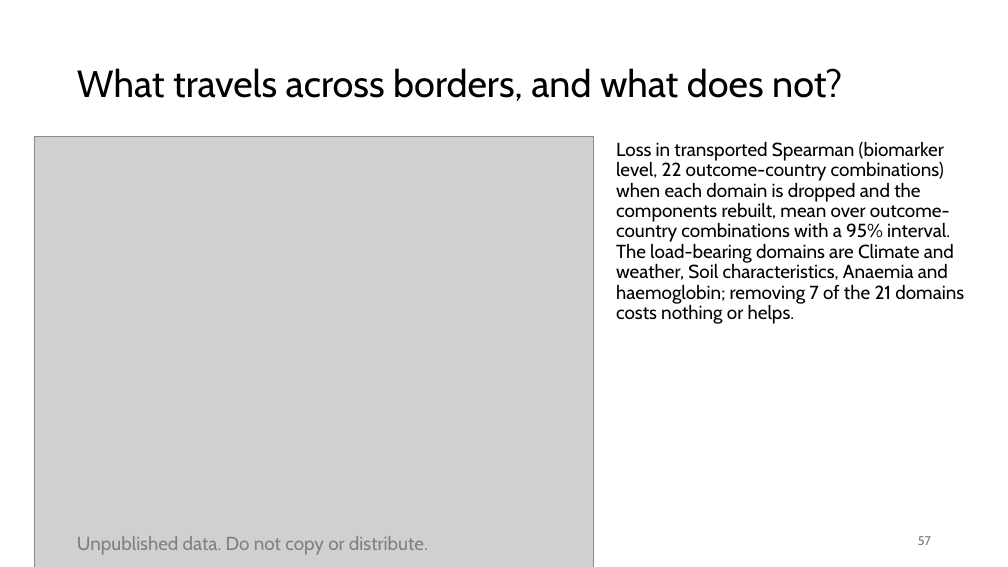
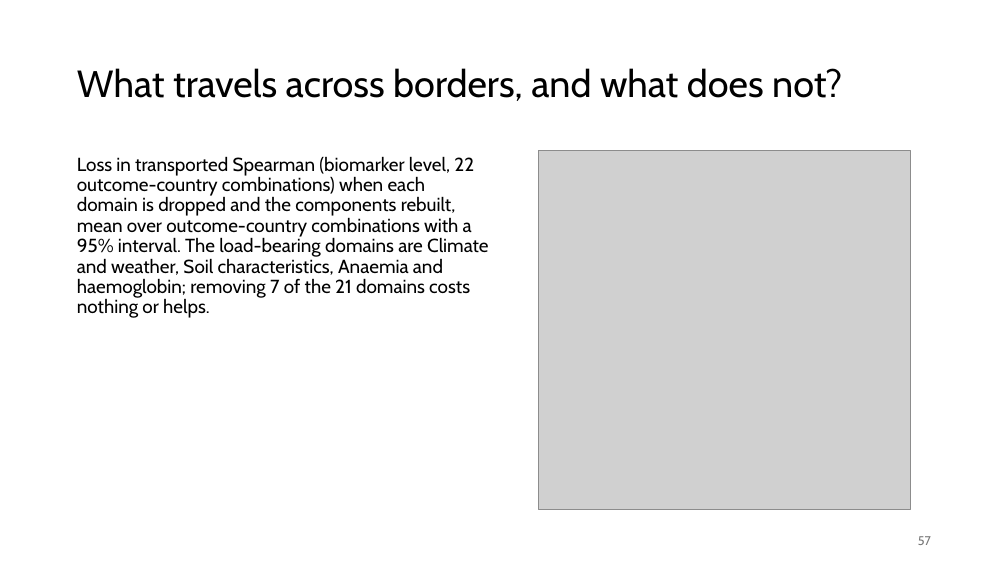
Before and after one commit to amertens/mn-prediction, a slide deck: slide 57 of docs/slides/MN-proxy-full-talk-2026-09.pptx. Drawn at 1008x567 pixels with LibreOffice and Linux fonts; fonts in the diff are those of the drawing; grey boxes stand for pictures; background and template pictures are left out. Boxes give left, top, right and bottom in pixels: in the first picture for what was removed or moved away, otherwise in the second. Text is boxed around its words. In the diff, an @@ line names an element or a change of style, - is before the commit and + after.

```diff
--- a/docs/slides/MN-proxy-full-talk-2026-09.pptx
+++ b/docs/slides/MN-proxy-full-talk-2026-09.pptx
@@ text "Loss in transported Spearman (biomarker ..." rewrapped from (616, 141, 964, 324) to (77, 156, 488, 318) @@
@@ picture: place and size @@
-picture at (34, 136, 594, 567)
+picture at (538, 150, 910, 510)
@@ text removed at (77, 536, 428, 555) @@
-Unpublished data. Do not copy or distribute.
```
Also in this commit, not shown: 63 other slides changed, 12 other files.
